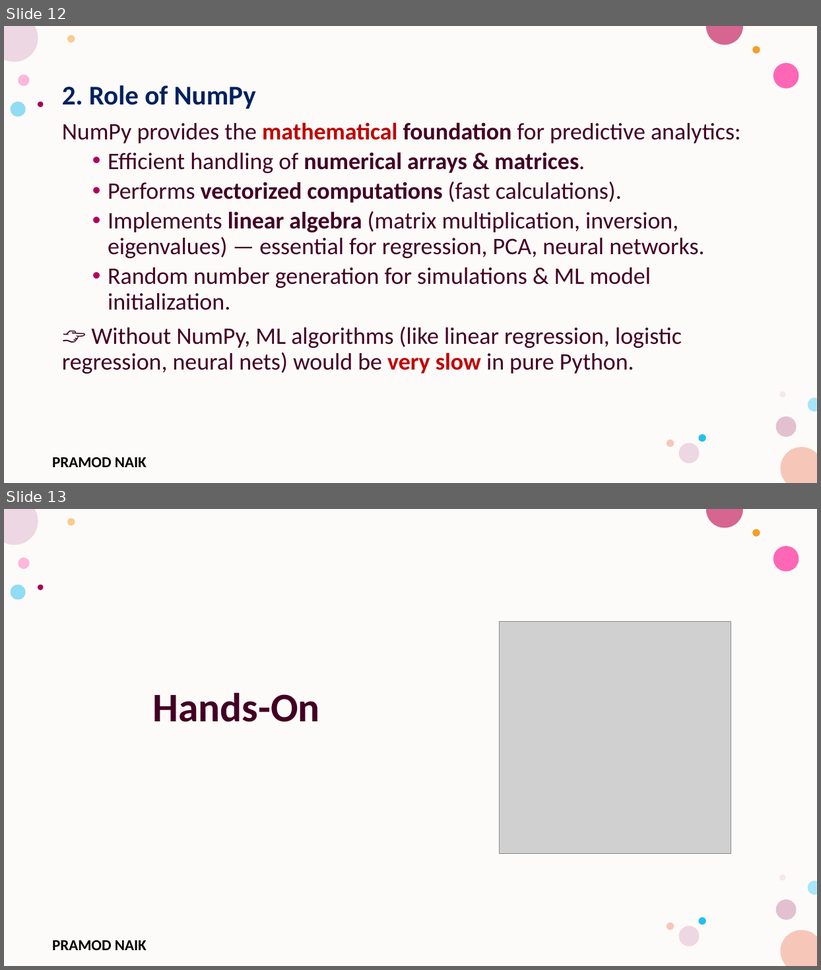
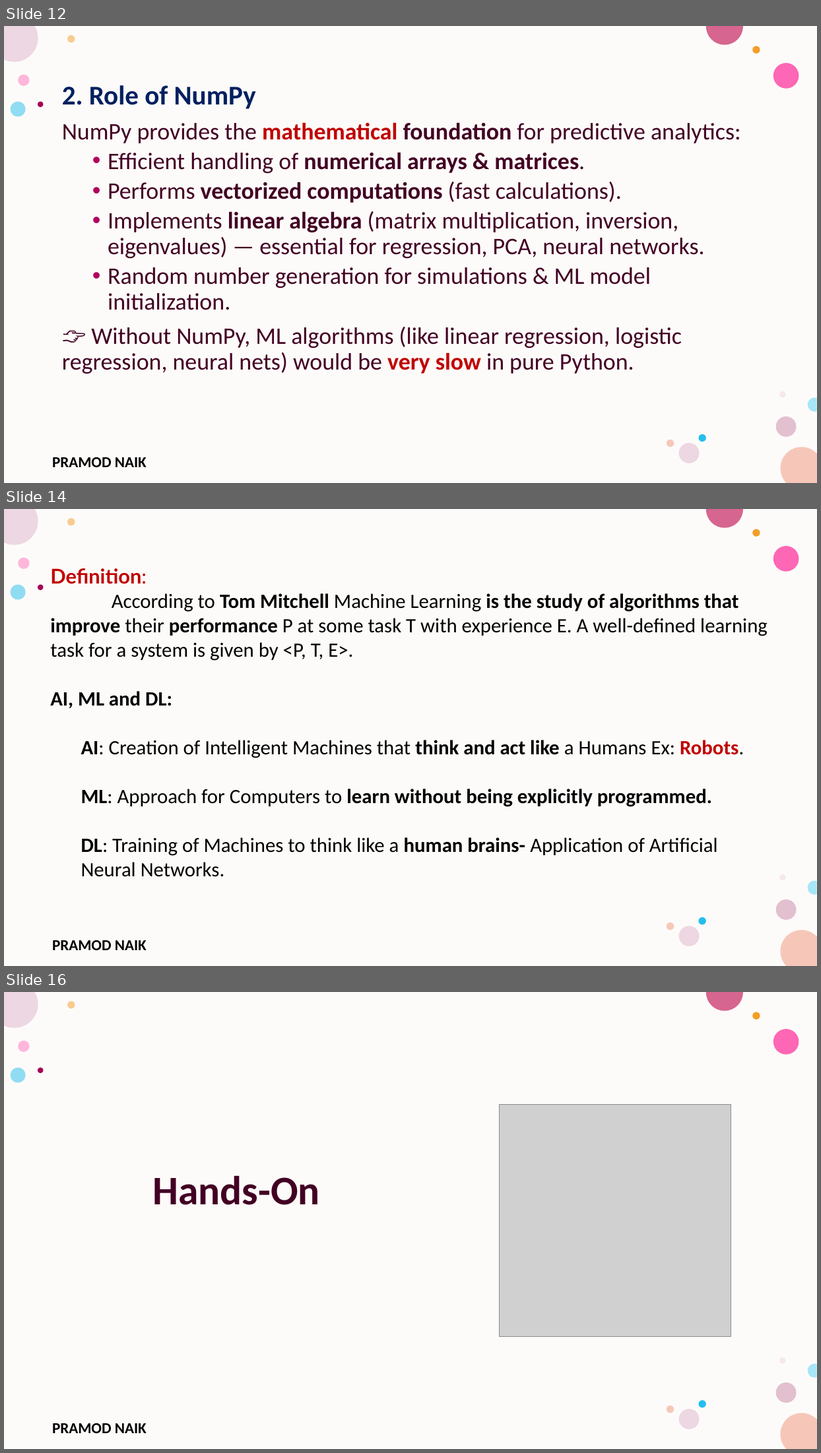
Before and after one commit to PRAMODNAIK-DEV/Python-Predictive-Analytics-Workshop, a slide deck: Introduction to Predictive Analysis.pptx. Shown one above the other, each under a label of ours: slides 12 and 13 before the commit, slides 12, 14 and 16 after it; the slides between them are not shown. The pictures are 821x970 and 821x1453 pixels, drawn with LibreOffice and Linux fonts; fonts in the diff are those of the drawing; grey boxes stand for pictures; background and template pictures are left out. Boxes give left, top, right and bottom in pixels: in the first picture for what was removed or moved away, otherwise in the second. Text is boxed around its words. In the diff, an @@ line names an element or a change of style, - is before the commit and + after.

```diff
--- a/Introduction to Predictive Analysis.pptx
+++ b/Introduction to Predictive Analysis.pptx
@@ slide 14 added at (x1=4, y1=509, x2=817, y2=966), background #FFFFFF; not listed: 17 template elements that a slide beside it also shows @@
@@ text added at (x1=50, y1=568, x2=768, y2=877), 24 pt, text #000000 @@
+Definition:
+According to Tom Mitchell Machine Learning is the study of algorithms that improve their performance P at some task T with experience E. A well-defined learning task for a system is given by <P, T, E>.
+AI, ML and DL:
+  AI: Creation of Intelligent Machines that think and act like a Humans Ex: Robots.
+  ML: Approach for Computers to learn without being explicitly programmed.
+  DL: Training of Machines to think like a human brains- Application of Artificial Neural Networks.
@@ what was slide 13 is now slide 16 @@
```
Also in this commit, not shown: 1 slide changed, 2 other slides added, 3 other files.
